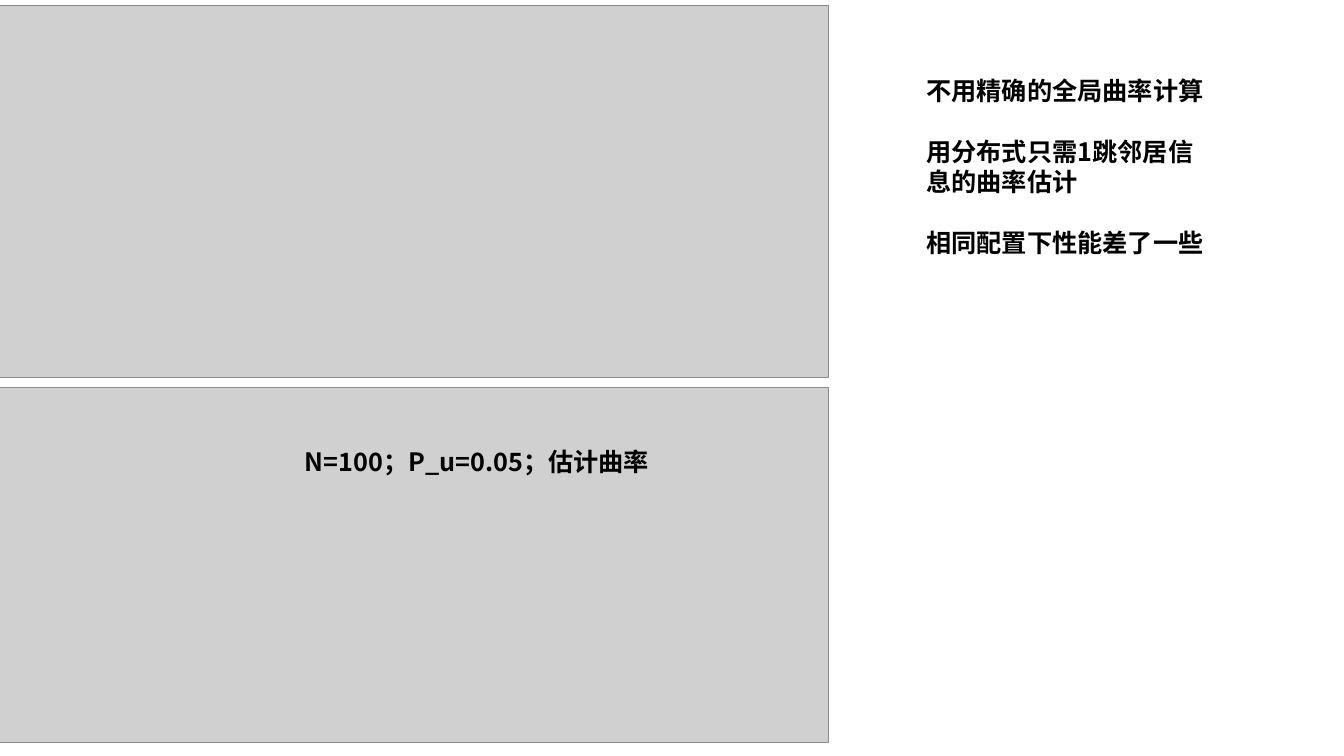
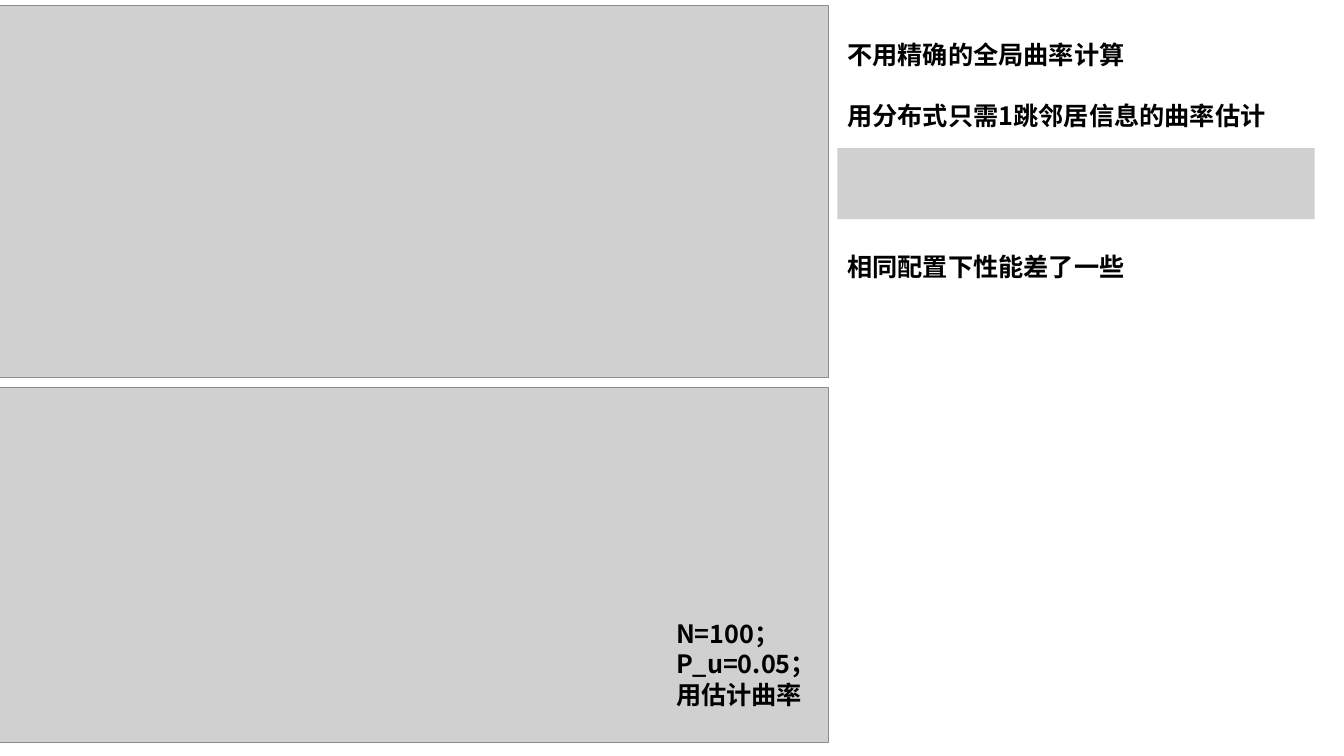
Before and after one commit to yamazakifei/Curvature, a slide deck: slide 4 of 结果记录.pptx. Drawn at 1344x756 pixels with LibreOffice and Linux fonts; fonts in the diff are those of the drawing; grey boxes stand for pictures. Boxes give left, top, right and bottom in pixels: in the first picture for what was removed or moved away, otherwise in the second. Text is boxed around its words. In the diff, an @@ line names an element or a change of style, - is before the commit and + after.

```diff
--- a/结果记录.pptx
+++ b/结果记录.pptx
@@ text "不用精确的全局曲率计算" rewrapped from (x1=926, y1=78, x2=1203, y2=255) to (x1=847, y1=42, x2=1265, y2=279) @@
@@ picture added at (x1=838, y1=148, x2=1315, y2=220) @@
@@ text at (x1=676, y1=624, x2=816, y2=707): text changed @@
-N=100；P_u=0.05；估计曲率
+N=100；
+P_u=0.05；
+用估计曲率
```
Also in this commit, not shown: 3 other slides changed, 6 slides added, 1 slide removed, 32 other files.
